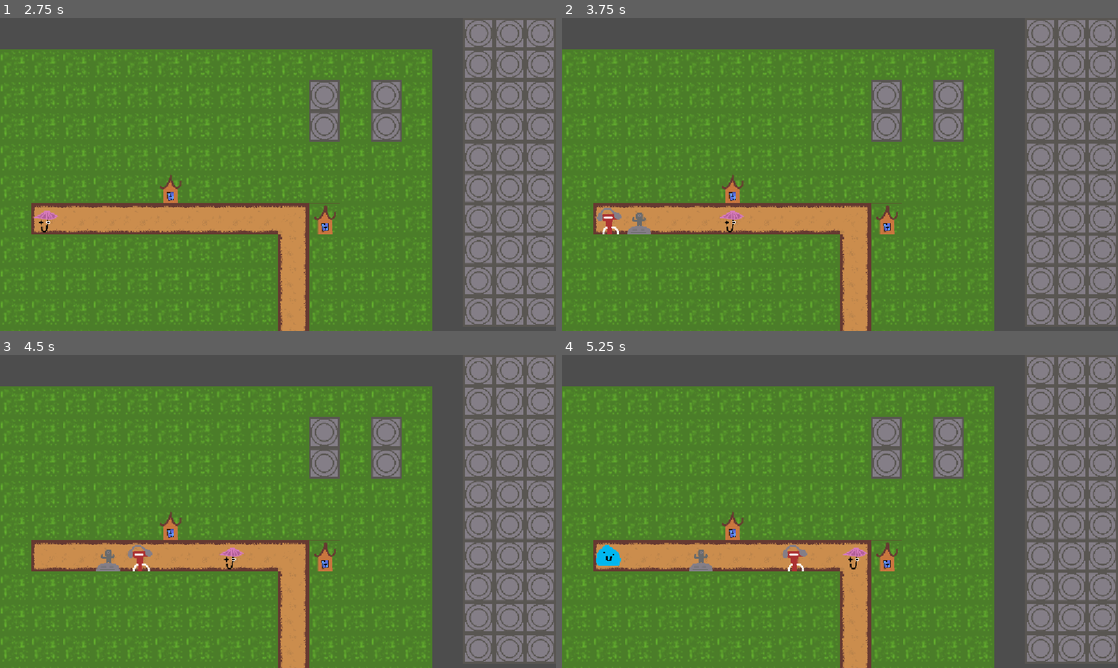
Above: before the commit, frames 1-4 (two rows, left to right).
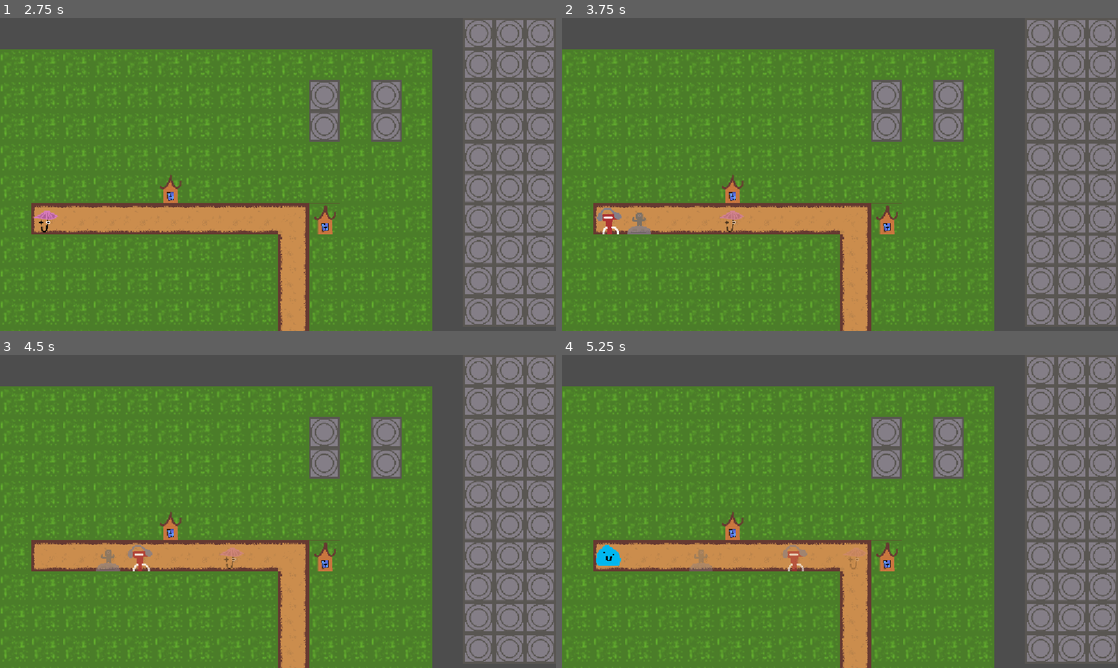
Above: after the commit, the same moments.

Repository: PeanutPiglet/SlimeTiming
Game: Godot game, scene res://levels/level0.tscn
Same seed, same stepped clock (60 frames per second), same inputs: the game is played once before the commit and once after it.
Inputs:
- Up to frame 1 (2.75 s): hold Right (ui_right) 0.53-1.28 s; hold Shift (active) 0.53-1.28 s; tap Enter at 1.25 s; hold Down (ui_down) 1.28-2.03 s; tap 1 (spawn1) at 1.35 s; tap Space at 2 s; hold Right (ui_right) from 2.03 s (still down); tap 2 (spawn2) at 2.1 s
- Up to frame 2 (3.75 s): tap Enter at 2.75 s; tap 3 (spawn3) at 2.85 s; tap Space at 3.5 s; release Right (ui_right) at 3.53 s; hold Down (ui_down) from 3.53 s (still down); tap 4 (spawn4) at 3.6 s
- Up to frame 3 (4.5 s): keep holding Down (ui_down); tap Enter at 4.25 s; tap Shift (active) at 4.35 s
- Up to frame 4 (5.25 s): keep holding Down (ui_down); tap Space at 5 s; tap 1 (spawn1) at 5.1 s

Frame 1 is identical in both runs. In frame 2, 0.1% of the frame differs, in the area x 28-33%, y 61-69%; in frame 3, 0.3%; in frame 4, 0.4%, in the area x 22-55%, y 60-70%.

Commit message:
fix:invisibility

Diff:
--- a/scripts/troop.gd
+++ b/scripts/troop.gd
@@ -42,7 +42,7 @@
 		pause_counter -= 1
 		return
 	if moveable:
-		modulate.a -=0.20
+		$AnimatedSprite2D.modulate.a -=0.20
 		if movespeed >= 1:
 			for i in range(movespeed):
 				path_progress += 1
@@ -71,10 +71,7 @@
 		overlap = false
 
 func move_animation(target_pos):
-	# 1. Root moves instantly (logic/hitboxes)
 	global_position = target_pos
-
-	# 2. Animate sprite's global position from where it sits right now to target_pos
 	var tween = create_tween()
 	tween.tween_property($AnimatedSprite2D, "global_position", target_pos, 0.05)\
 		 .set_trans(Tween.TRANS_CUBIC)\
@@ -101,12 +98,12 @@
 func defense():
 	ability_counters["defense"] = 3
 	print("defended!")
-	modulate.a = 1
+	$AnimatedSprite2D.modulate.a = 1
 func boost():
 	ability_counters["boost"] = 3
 	print("boosted!")
 	damage += 1
-	modulate.a = 1
+	$AnimatedSprite2D.modulate.a = 1
 
 func defense_over():
 	print("defend over")
